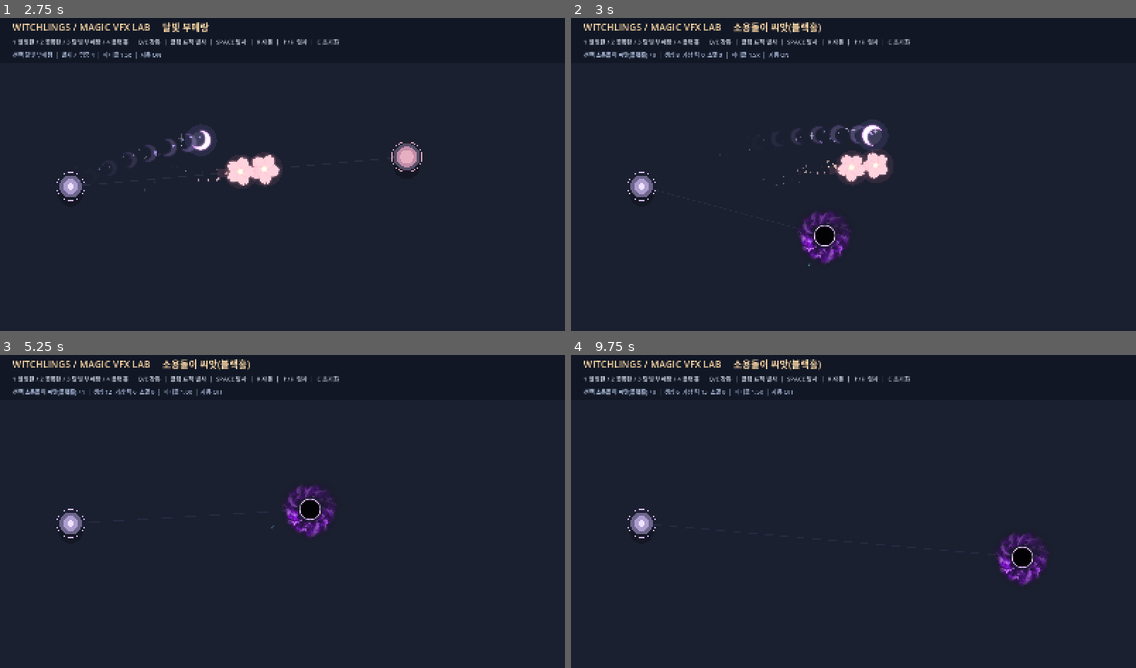
Above: before the commit, frames 1-4 (two rows, left to right).
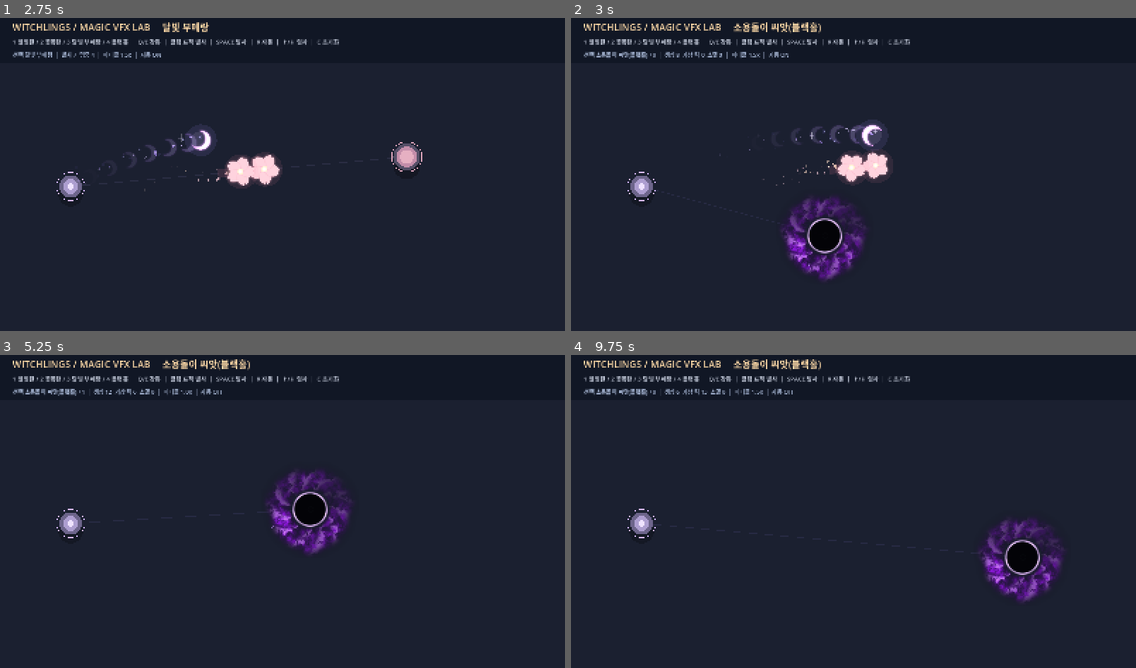
Above: after the commit, the same moments.

Repository: LittleEvasn/Test-Room
Game: Godot game, scene res://scenes/main.tscn
Same seed, same stepped clock (60 frames per second), same inputs: the game is played once before the commit and once after it.
Inputs (mouse positions are in pixels of both pictures, inside the frame that each line leads up to):
- Up to frame 1 (2.75 s): tap Enter at 0.5 s; move the mouse to (406, 155) at 0.52 s; hold Up 0.53-1.28 s; tap 1 at 0.6 s; click (406, 155) at 0.67 s; tap Space at 0.77, 1.52 s; move the mouse to (169, 187) at 1.27 s; hold Down 1.28-2.03 s; tap 2 at 1.35 s; move the mouse to (339, 102) at 2.02 s; hold Up from 2.03 s (still down); tap 3 at 2.1 s
- Up to frame 2 (3 s): keep holding Up; move the mouse to (825, 237) at 2.77 s; tap 4 at 2.85 s; click (825, 237) at 2.92 s
- Up to frame 3 (5.25 s): tap Space at 3.02, 3.77, 4.52 s; move the mouse to (452, 558) at 3.52 s; release Up at 3.53 s; hold Down from 3.53 s (still down); tap Q at 3.6 s; move the mouse to (113, 461) at 4.27 s; tap E at 4.35 s; move the mouse to (310, 508) at 5.02 s; tap R at 5.1 s; click (310, 508) at 5.17 s
- Up to frame 4 (9.75 s): move the mouse to (768, 430) at 5.77 s; release Down at 5.78 s; hold Up 5.78-8.03 s; tap C at 5.85 s; tap Space at 6.02, 6.77, 7.52, 9.02 s; move the mouse to (977, 492) at 6.52 s; tap 1 at 6.6 s; move the mouse to (740, 524) at 7.27 s; tap 2 at 7.35 s; click (740, 524) at 7.42 s; move the mouse to (910, 439) at 8.02 s; hold Down 8.03-9.53 s; tap 3 at 8.1 s; move the mouse to (825, 574) at 8.77 s; tap 4 at 8.85 s; move the mouse to (1023, 558) at 9.52 s; hold Up from 9.53 s (still down); tap Q at 9.6 s; click (1023, 558) at 9.67 s

Frame 1 is identical in both runs. In frame 2, 2.2% of the frame differs, in the area x 37-52%, y 57-84%; in frame 3, 2.2%, in the area x 47-62%, y 36-64%; in frame 4, 2.2%.

Commit message:
Use final black hole silhouette from spawn and purple suction particles

Diff:
--- a/scripts/vortex_black_hole.gd
+++ b/scripts/vortex_black_hole.gd
@@ -1,5 +1,5 @@
 extends Node2D
-## Black hole VFX v3: procedural shader disk + a few inward-moving particles.
+## Black hole VFX v4: mature purple disk from birth, faster inner spin and asymmetric silhouette.
 ## This standalone preview does not change gameplay damage, pull or fusion behavior.
 
 signal pulsed(at: Vector2, radius: float)
@@ -8,7 +8,7 @@
 const BLACK_HOLE_SHADER: Shader = preload("res://shaders/black_hole_disk.gdshader")
 const LIFETIME := 5.0
 const TICK_INTERVAL := 0.25
-const BIRTH_TIME := 0.24
+const BIRTH_TIME := 0.11
 const COLLAPSE_TIME := 0.40
 const BASE_RADIUS := 96.0
 # Preview coefficients only. Mapping to Magicraft's 3 stages is not finalized.
@@ -95,11 +95,14 @@
     disk_rect.position = -Vector2.ONE * diameter * 0.5
     disk_rect.size = Vector2.ONE * diameter
 
-    # Actual shader noise moves over time; the quad itself does not rotate.
-    var scale_factor := maxf(0.02, _appearance())
+    # Keep the FINAL vortex shape and full disk radius from its first visible frame.
+    # The former _appearance() -> u_scale link created a completely different
+    # little green donut during birth. Fade brightness only; shrink only at death.
+    var scale_factor := maxf(0.035, _end_fraction())
+    var opacity := _birth_fraction() * _end_fraction()
     var pulse := pow(1.0 - clampf(tick_clock / TICK_INTERVAL, 0.0, 1.0), 4.0)
     disk_material.set_shader_parameter("u_time", elapsed)
-    disk_material.set_shader_parameter("u_opacity", minf(1.0, _appearance() * 2.0))
+    disk_material.set_shader_parameter("u_opacity", opacity)
     disk_material.set_shader_parameter("u_scale", scale_factor)
     disk_material.set_shader_parameter("u_tick_flash", pulse)
 
@@ -149,13 +152,13 @@
         var alpha := opacity * minf(1.0, fraction * 2.4)
         match int(mote["kind"]):
             0:
-                draw_circle(at, size * 0.75, Color(0.83, 0.93, 0.70, alpha * 0.75))
+                draw_circle(at, size * 0.75, Color(0.82, 0.64, 1.0, alpha * 0.75))
             1:
                 var inward := (-at).normalized()
                 draw_line(
                     at - inward * size * 1.8,
                     at + inward * size * 0.55,
-                    Color(0.42, 0.85, 0.90, alpha * 0.82),
+                    Color(0.75, 0.56, 1.0, alpha * 0.82),
                     maxf(1.0, size * 0.42),
                     true
                 )
